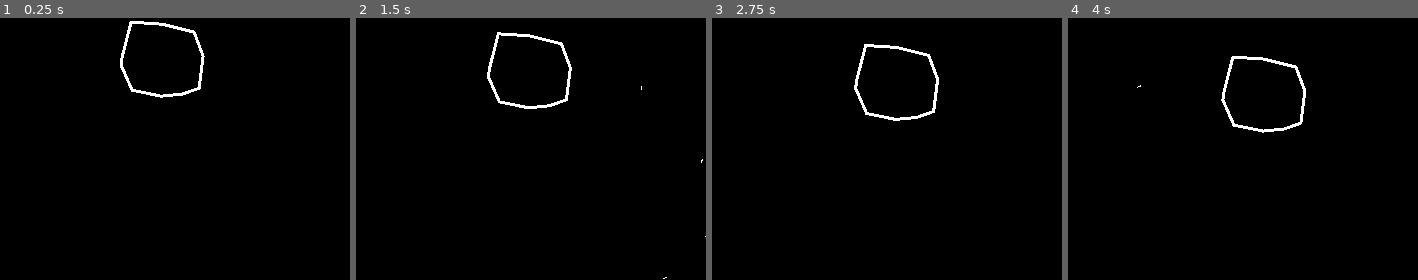
Above: before the commit, frames 1-4 (left to right).
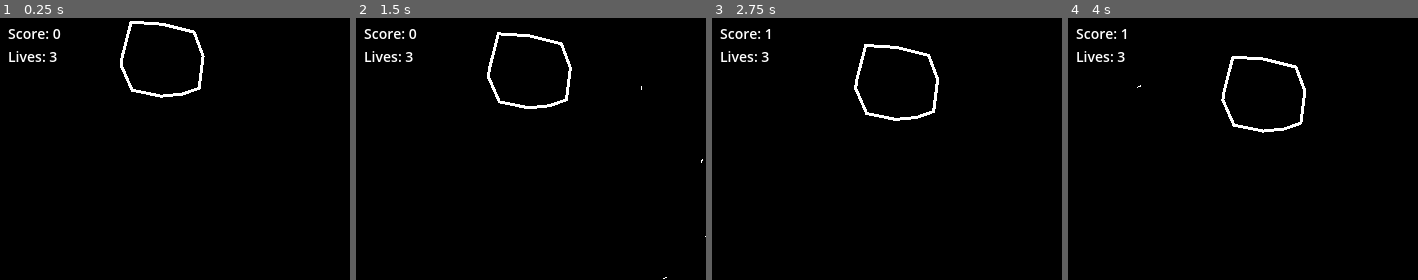
Above: after the commit, the same moments.

Repository: jakemeinershagen/rocky-comets
Game: Godot game, scene res://scenes/world.tscn
The game is run twice, just before and just after one commit, with the same random seed, the same clock (stepped at 60 frames per second) and the same inputs.
Inputs:
- Up to frame 1 (0.25 s): no input
- Up to frame 2 (1.5 s): hold D (right) 0.53-1.28 s; hold Space (fire) 0.53-1.28 s; hold S (down) from 1.28 s (still down); tap Space (fire) at 1.35 s
- Up to frame 3 (2.75 s): release S (down) at 2.03 s; hold D (right) from 2.03 s (still down); hold Space (fire) from 2.03 s (still down)
- Up to frame 4 (4 s): release D (right) at 2.78 s; release Space (fire) at 2.78 s; hold W (up) 2.78-3.53 s; tap Space (fire) at 2.85 s; hold A (left) from 3.53 s (still down); hold Space (fire) from 3.53 s (still down)
The pictures show only the part of the screen within x 0-50%, y 0-50%; the shares and areas given below are measured in that part.

The runs differ from the first frame. In frame 1, 0.5% of the frame differs, in the area x 2-18%, y 4-17%; in frame 2, 0.5%; in frame 3, 0.5%; in frame 4, 0.5%.

Commit message:
ui working

Diff:
--- a/project.godot
+++ b/project.godot
@@ -14,6 +14,10 @@
 run/main_scene="res://scenes/world.tscn"
 config/features=PackedStringArray("4.3", "GL Compatibility")
 config/icon="res://icon.svg"
+
+[autoload]
+
+Shared="*res://scripts/shared.gd"
 
 [display]
 
--- /dev/null
+++ b/scenes/result_ui.tscn
@@ -0,0 +1,57 @@
+[gd_scene load_steps=2 format=3 uid="uid://cgruxrxkffdhj"]
+
+[ext_resource type="Script" path="res://scripts/result_ui.gd" id="1_hl0kg"]
+
+[node name="ResultUI" type="Control"]
+visible = false
+layout_mode = 3
+anchors_preset = 8
+anchor_left = 0.5
+anchor_top = 0.5
+anchor_right = 0.5
+anchor_bottom = 0.5
+offset_left = -48.0
+offset_top = -48.0
+offset_right = 48.0
+offset_bottom = 48.0
+grow_horizontal = 2
+grow_vertical = 2
+script = ExtResource("1_hl0kg")
+
+[node name="ColorRect" type="ColorRect" parent="."]
+layout_mode = 1
+anchors_preset = 15
+anchor_right = 1.0
+anchor_bottom = 1.0
+grow_horizontal = 2
+grow_vertical = 2
+color = Color(0.441406, 0.441406, 0.441406, 1)
+
+[node name="ResultLabel" type="Label" parent="."]
+layout_mode = 1
+anchors_preset = 5
+anchor_left = 0.5
+anchor_right = 0.5
+offset_left = -36.0
+offset_top = 12.0
+offset_right = 34.0
+offset_bottom = 35.0
+grow_horizontal = 2
+text = "Test Text"
+
+[node name="ResetButton" type="Button" parent="."]
+layout_mode = 1
+anchors_preset = 8
+anchor_left = 0.5
+anchor_top = 0.5
+anchor_right = 0.5
+anchor_bottom = 0.5
+offset_left = -32.5
+offset_top = 5.0
+offset_right = 32.5
+offset_bottom = 36.0
+grow_horizontal = 2
+grow_vertical = 2
+text = "Restart"
+
+[connection signal="button_up" from="ResetButton" to="." method="_on_reset_button_button_up"]
--- a/scenes/world.tscn
+++ b/scenes/world.tscn
@@ -1,7 +1,9 @@
-[gd_scene load_steps=3 format=3 uid="uid://c3o6yrhlucygs"]
+[gd_scene load_steps=5 format=3 uid="uid://c3o6yrhlucygs"]
 
 [ext_resource type="PackedScene" uid="uid://bgfel2gviijwi" path="res://scenes/ship.tscn" id="1_rtll7"]
 [ext_resource type="PackedScene" uid="uid://cinexmnanudpp" path="res://scenes/asteroid_spawner.tscn" id="2_y3bhf"]
+[ext_resource type="Script" path="res://scripts/hud.gd" id="3_scmx0"]
+[ext_resource type="PackedScene" uid="uid://cgruxrxkffdhj" path="res://scenes/result_ui.tscn" id="4_lcqpt"]
 
 [node name="World" type="Node2D"]
 
@@ -21,3 +23,27 @@
 
 [node name="AsteroidSpawner" parent="." node_paths=PackedStringArray("player") instance=ExtResource("2_y3bhf")]
 player = NodePath("../Ship")
+
+[node name="UI" type="CanvasLayer" parent="."]
+
+[node name="HUD" type="Control" parent="UI"]
+layout_mode = 3
+anchors_preset = 15
+anchor_right = 1.0
+anchor_bottom = 1.0
+grow_horizontal = 2
+grow_vertical = 2
+script = ExtResource("3_scmx0")
+
+[node name="Label" type="Label" parent="UI/HUD"]
+layout_mode = 0
+offset_left = 8.0
+offset_top = 6.0
+offset_right = 48.0
+offset_bottom = 29.0
+theme_override_font_sizes/font_size = 14
+text = "Score: 0
+Lives: 3"
+
+[node name="ResultUI" parent="UI" instance=ExtResource("4_lcqpt")]
+process_mode = 3
--- a/scripts/asteroid.gd
+++ b/scripts/asteroid.gd
@@ -23,5 +23,6 @@
 	if body is Bullet:
 		body.queue_free()
 		queue_free()
+		Shared.score += 1
 		if scale.x > .26:
 			get_parent().spawn_split(position, scale * .5, speed * 1.5)
--- /dev/null
+++ b/scripts/hud.gd
@@ -0,0 +1,8 @@
+extends Control
+
+@onready var label = $Label
+
+
+func _process(_delta: float) -> void:
+	label.text = "Score: %d" % Shared.score
+	label.text += "\nLives: %d" % Shared.lives
--- /dev/null
+++ b/scripts/result_ui.gd
@@ -0,0 +1,26 @@
+extends Control
+
+
+func _process(_delta: float) -> void:
+	if Shared.win == true:
+		show_win()
+	elif Shared.win == false:
+		show_loss()
+
+
+func show_win():
+	$ResultLabel.text = "You Win!"
+	visible = true
+	get_tree().paused = true
+
+
+func show_loss():
+	$ResultLabel.text = "You Lose :("
+	visible = true
+	get_tree().paused = true
+
+
+func _on_reset_button_button_up() -> void:
+	get_tree().reload_current_scene()
+	visible = false
+	Shared.reset()
--- /dev/null
+++ b/scripts/shared.gd
@@ -0,0 +1,17 @@
+extends Node
+
+var lives = 3
+var score = 0
+var win = null
+
+
+func _process(_delta: float) -> void:
+	if lives < 1:
+		win = false
+
+
+func reset():
+	lives = 3
+	score = 0
+	win = null
+	get_tree().paused = false
--- a/scripts/ship.gd
+++ b/scripts/ship.gd
@@ -54,3 +54,4 @@
 	position = starting_pos
 	velocity = Vector2.ZERO
 	rotation = 0
+	Shared.lives -= 1
